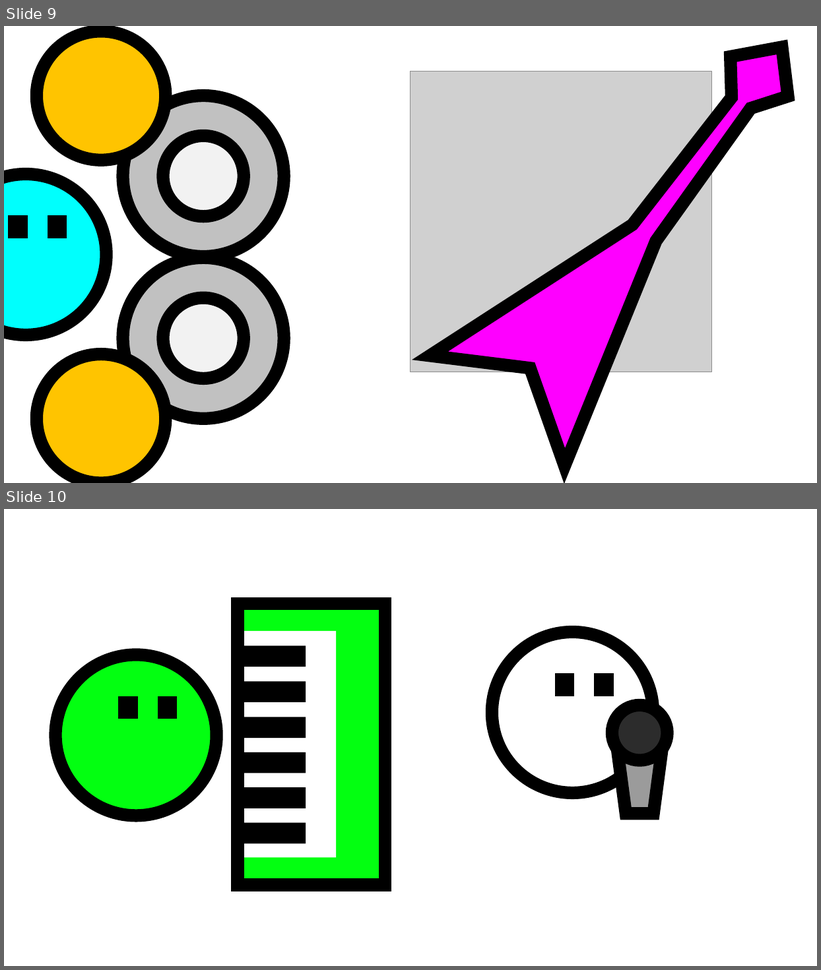
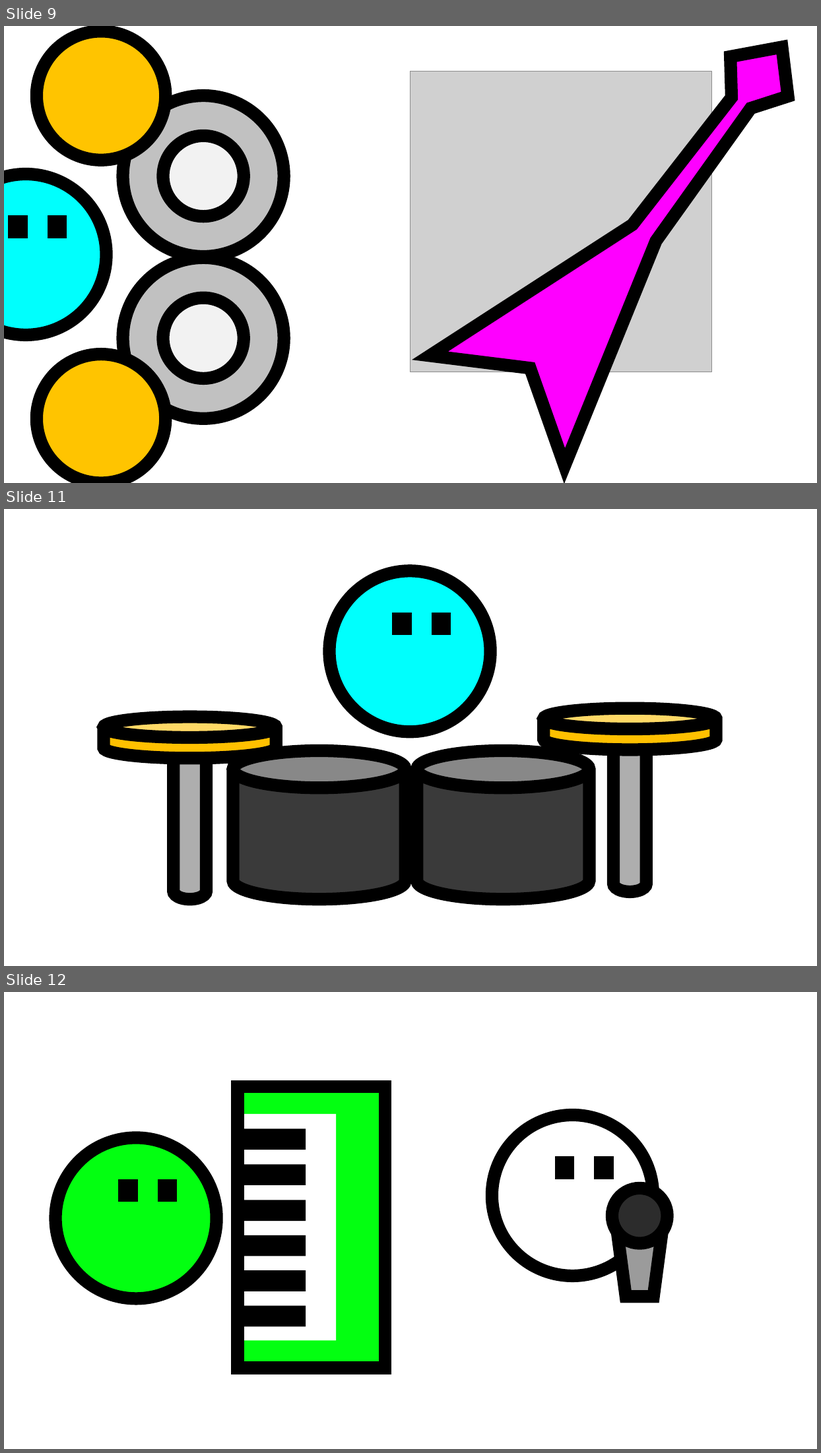
Before and after one commit to JoqTheJJ/IC-8048-Simulador_Virus, a slide deck: Documentacion/Creacion Sprites/Sprites.pptx. Shown one above the other, each under a label of ours: slides 9 and 10 before the commit, slides 9, 11 and 12 after it; the slides between them are not shown. The pictures are 821x970 and 821x1453 pixels, drawn with LibreOffice and Linux fonts; fonts in the diff are those of the drawing; grey boxes stand for pictures. Boxes give left, top, right and bottom in pixels: in the first picture for what was removed or moved away, otherwise in the second. Text is boxed around its words. In the diff, an @@ line names an element or a change of style, - is before the commit and + after.

```diff
--- a/Documentacion/Creacion Sprites/Sprites.pptx
+++ b/Documentacion/Creacion Sprites/Sprites.pptx
@@ slide 11 added at (4, 509, 817, 966), background #FFFFFF @@
@@ ellipse added at (330, 571, 491, 732), fill #00FFFD, outline #000000 15 pt @@
@@ rectangle added at (399, 619, 405, 628), fill #00FFFD, outline #000000 15 pt @@
@@ rectangle added at (438, 619, 445, 628), fill #00FFFD, outline #000000 15 pt @@
@@ cylinder added at (104, 717, 276, 758), fill #FFC000, outline #000000 15 pt @@
@@ cylinder added at (544, 708, 717, 750), fill #FFC000, outline #000000 15 pt @@
@@ cylinder added at (614, 724, 647, 892), fill #AEAEAE, outline #000000 15 pt @@
@@ cylinder added at (174, 732, 207, 900), fill #AEAEAE, outline #000000 15 pt @@
@@ cylinder added at (234, 751, 406, 900), fill #3A3A3A, outline #000000 15 pt @@
@@ cylinder added at (417, 751, 589, 900), fill #3A3A3A, outline #000000 15 pt @@
@@ what was slide 10 is now slide 12 @@
```
Also in this commit, not shown: 1 slide changed, 4 other slides added, 7 other files.
